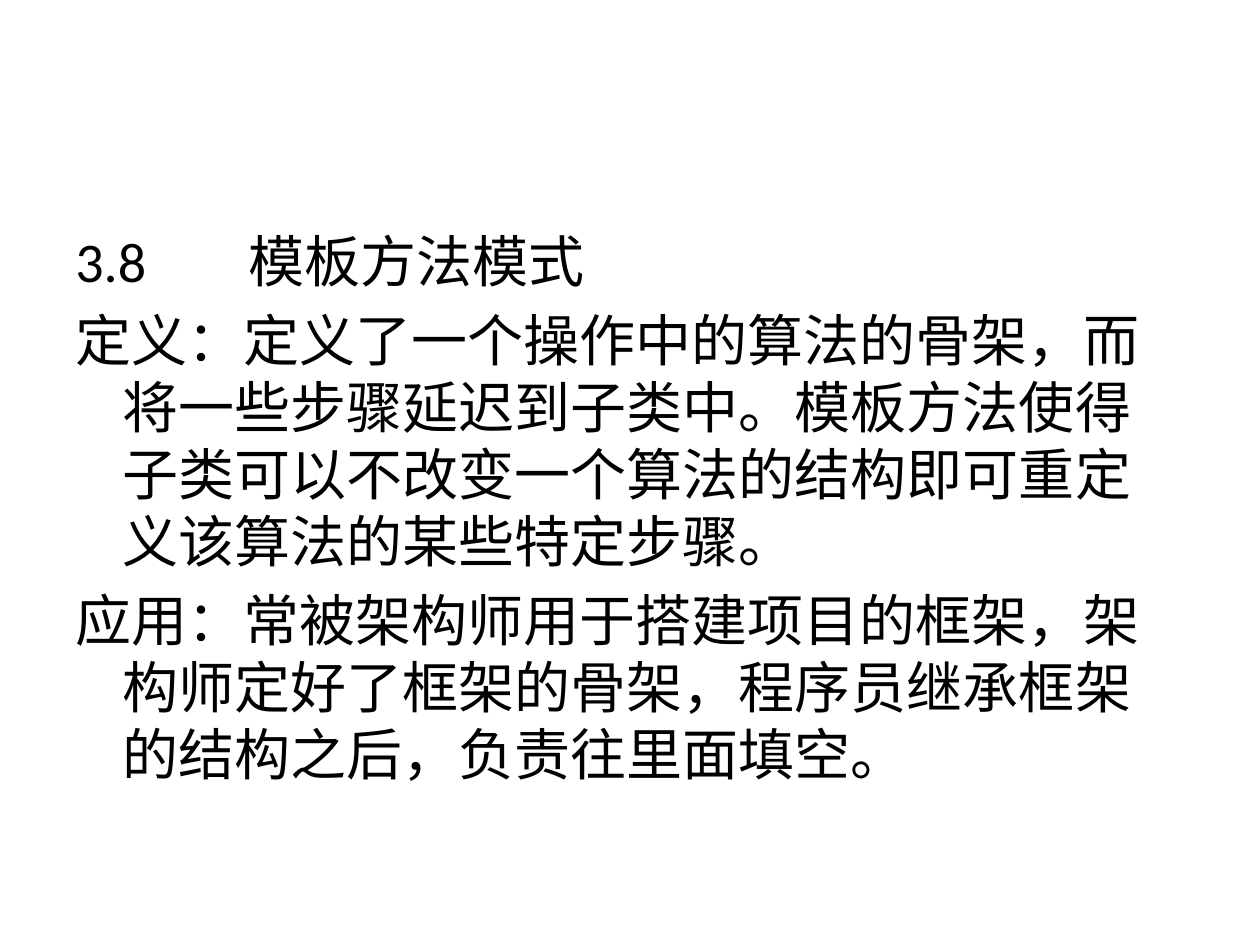
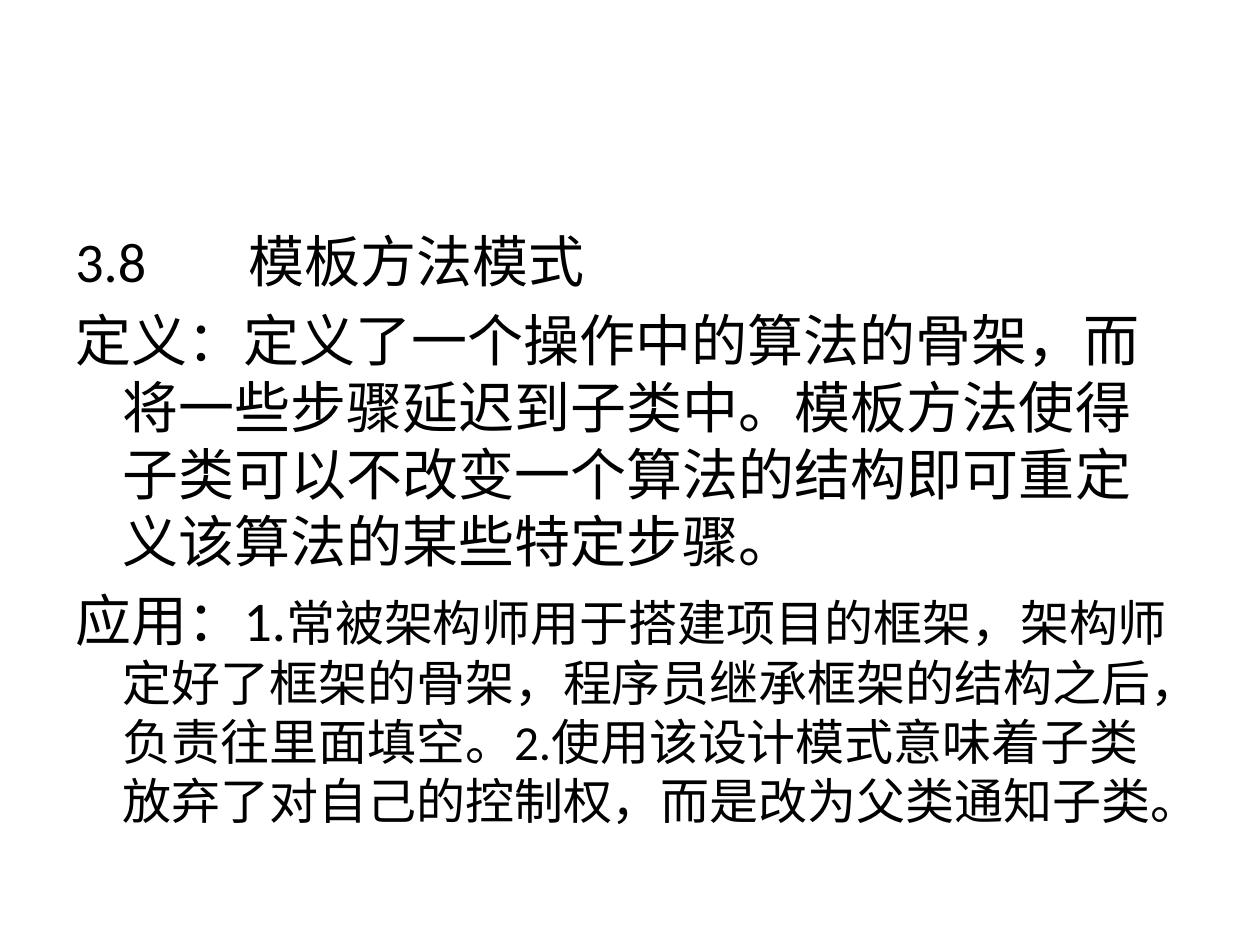
Before and after one commit to pskeeter/oop, a slide deck: slide 32 of 恒拓PPT模板.pptx. Drawn at 1260x945 pixels with LibreOffice and Linux fonts; fonts in the diff are those of the drawing; background and template pictures are left out. Boxes give left, top, right and bottom in pixels: in the first picture for what was removed or moved away, otherwise in the second. Text is boxed around its words. In the diff, an @@ line names an element or a change of style, - is before the commit and + after.

```diff
--- a/恒拓PPT模板.pptx
+++ b/恒拓PPT模板.pptx
@@ text at (75, 593, 1200, 824): text changed; size 32 to 28 pt @@
-应用：常被架构师用于搭建项目的框架，架构师定好了框架的骨架，程序员继承框架的结构之后，负责往里面填空。
+应用：1.常被架构师用于搭建项目的框架，架构师定好了框架的骨架，程序员继承框架的结构之后，负责往里面填空。2.使用该设计模式意味着子类放弃了对自己的控制权，而是改为父类通知子类。
```
Also in this commit, not shown: 3 other slides changed, 3 slides added, 1 slide removed, 2 other files.
